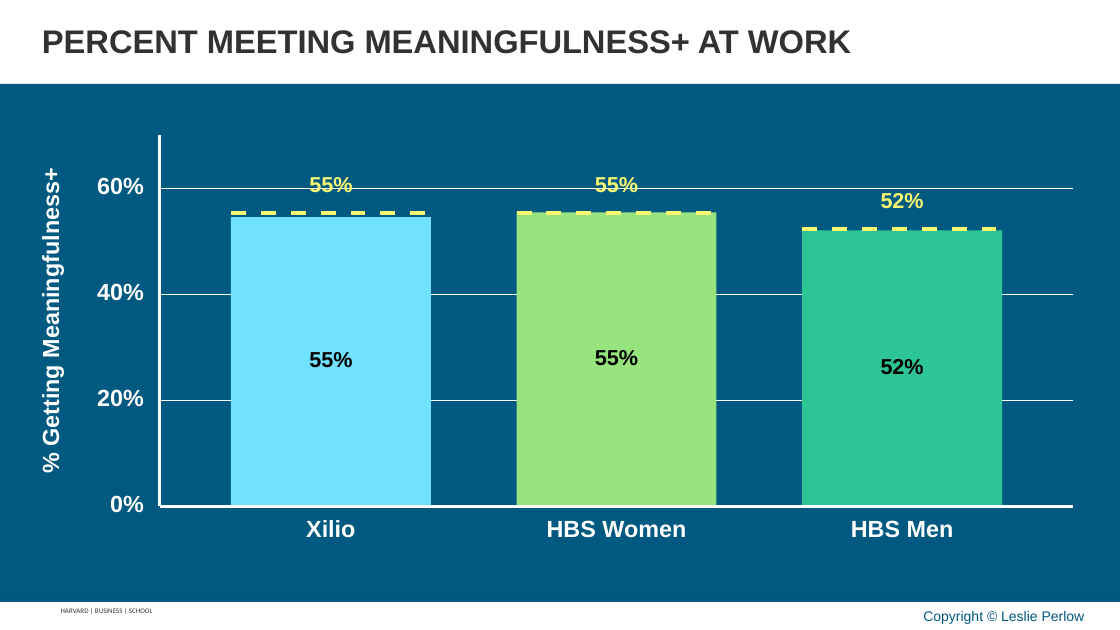
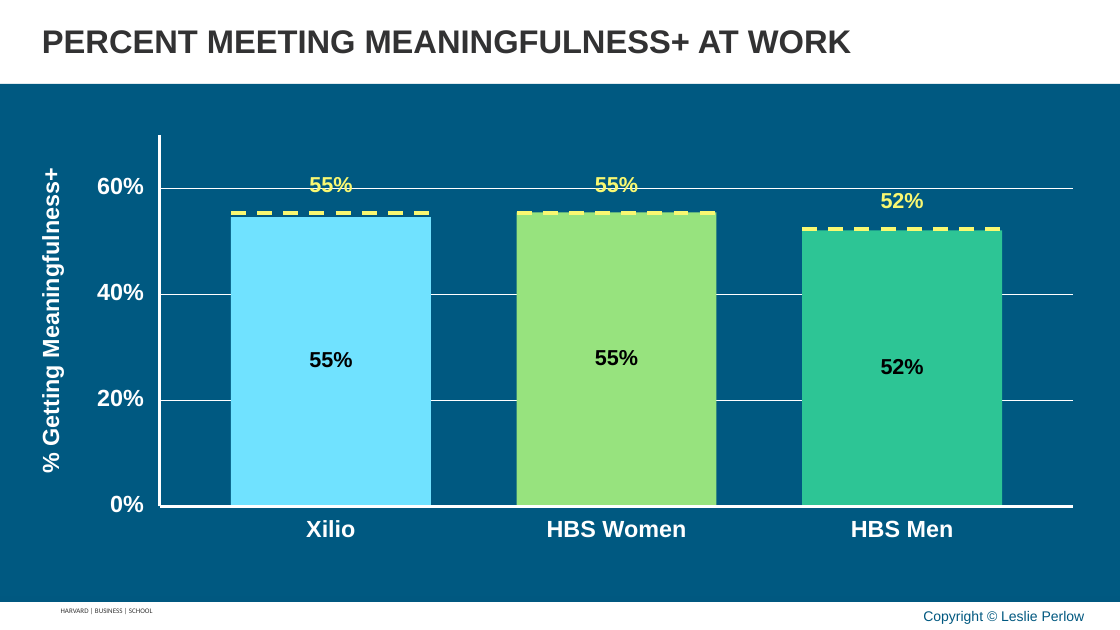
Before and after one commit to APPLITICS/lifematrix-deck-automation, a slide deck: slide 19 of outputs/generated_slides.pptx. Drawn at 1120x630 pixels with LibreOffice and Linux fonts; fonts in the diff are those of the drawing; background and template pictures are left out. Boxes give left, top, right and bottom in pixels: in the first picture for what was removed or moved away, otherwise in the second. Text is boxed around its words. In the diff, an @@ line names an element or a change of style, - is before the commit and + after.

```diff
--- a/outputs/generated_slides.pptx
+++ b/outputs/generated_slides.pptx
@@ outline #F9F871 3.2 pt to #F9F871 3.2 pt dashed in 3 elements at [231,213,431,213], [517,213,717,213], [802,229,1002,229] @@
```
Also in this commit, not shown: 13 other slides changed, 21 slides added.
